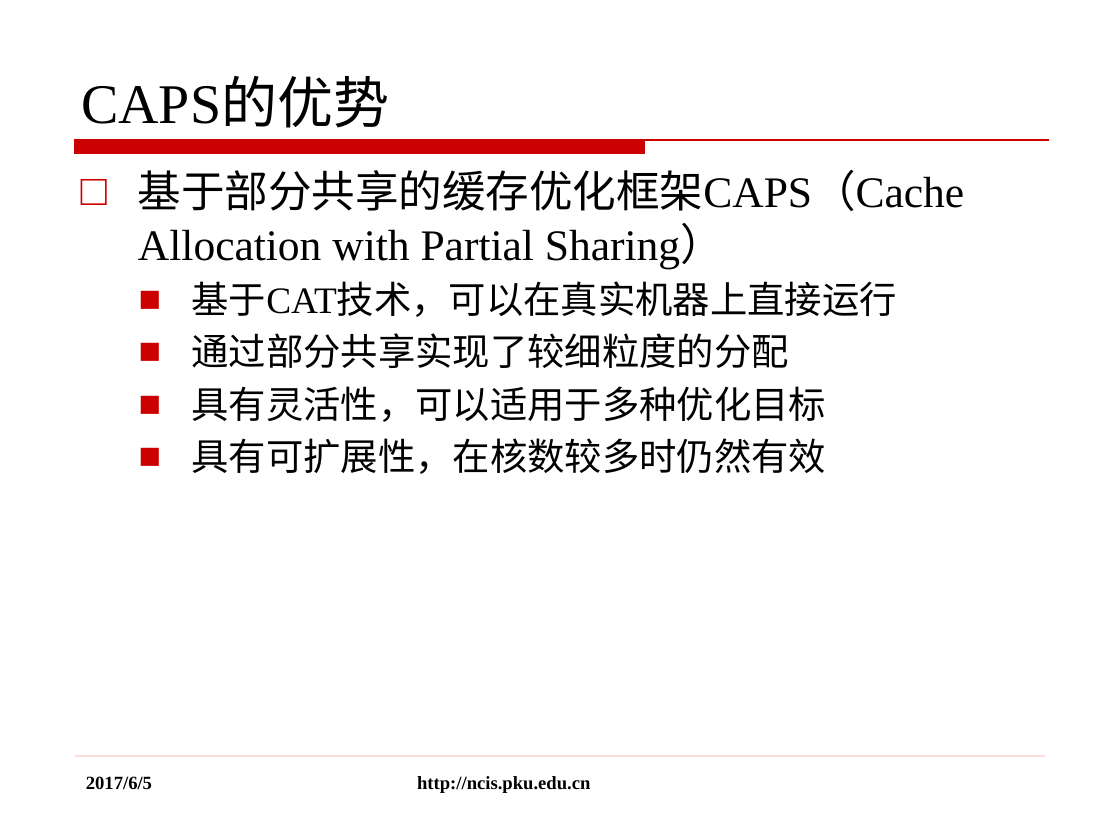
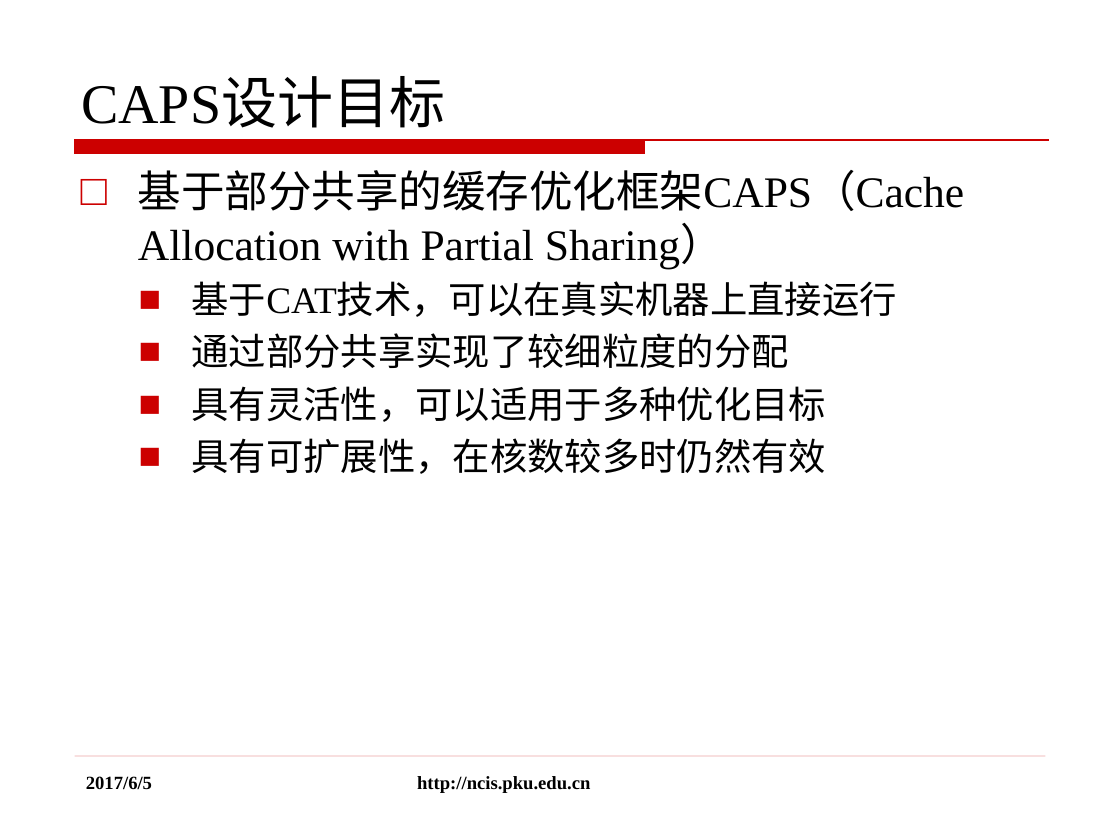
Before and after one commit to rogerhzh/thesis, a slide deck: slide 10 of 黄子翚答辩.pptx. Drawn at 1120x840 pixels with LibreOffice and Linux fonts; fonts in the diff are those of the drawing; background and template pictures are left out. Boxes give left, top, right and bottom in pixels: in the first picture for what was removed or moved away, otherwise in the second. Text is boxed around its words. In the diff, an @@ line names an element or a change of style, - is before the commit and + after.

```diff
--- a/黄子翚答辩.pptx
+++ b/黄子翚答辩.pptx
@@ title at [81,79,445,128]: text changed @@
-CAPS的优势
+CAPS设计目标
```
Also in this commit, not shown: 6 other files.
